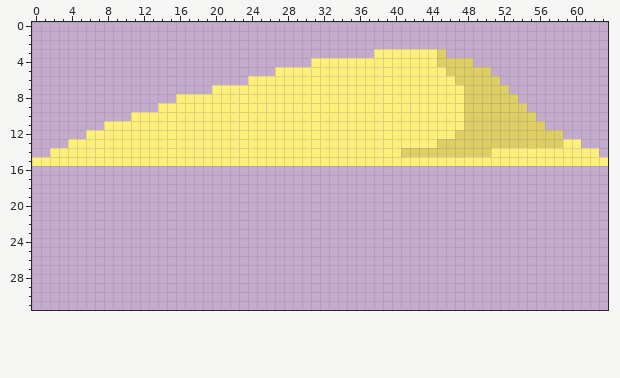
Two states of a pixel-art sprite, Assets/Images/obstacleSprites/dunes.png. Above: the version before the commit.
The file is 64x32 pixels.
The result:
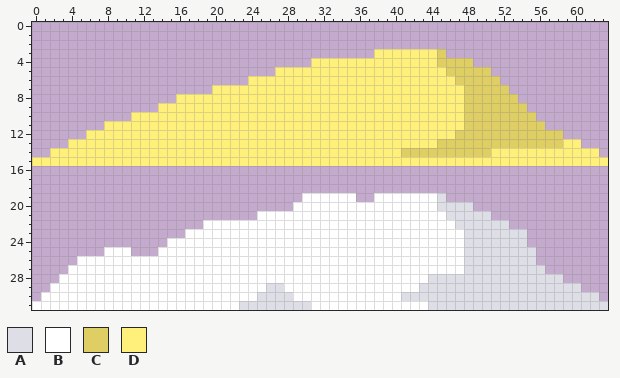
Palette (. is transparent): A #dedee7  B #ffffff  C #dece63  D #ffef7b
The exact change:
{"y":19,"x":30,"old":"......","new":"BBBBBB"}
{"y":19,"x":38,"old":"........","new":"BBBBBBBA"}
{"y":20,"x":29,"old":"....................","new":"BBBBBBBBBBBBBBBBAAAA"}
{"y":21,"x":25,"old":"..........................","new":"BBBBBBBBBBBBBBBBBBBBBAAAAA"}
{"y":22,"x":19,"old":"..................................","new":"BBBBBBBBBBBBBBBBBBBBBBBBBBBBAAAAAA"}
{"y":23,"x":17,"old":"......................................","new":"BBBBBBBBBBBBBBBBBBBBBBBBBBBBBBBAAAAAAA"}
{"y":24,"x":15,"old":"........................................","new":"BBBBBBBBBBBBBBBBBBBBBBBBBBBBBBBBBAAAAAAA"}
{"y":25,"x":8,"old":"...","new":"BBB"}
{"y":25,"x":14,"old":"..........................................","new":"BBBBBBBBBBBBBBBBBBBBBBBBBBBBBBBBBBAAAAAAAA"}
{"y":26,"x":5,"old":"...................................................","new":"BBBBBBBBBBBBBBBBBBBBBBBBBBBBBBBBBBBBBBBBBBBAAAAAAAA"}
{"y":27,"x":4,"old":".....................................................","new":"BBBBBBBBBBBBBBBBBBBBBBBBBBBBBBBBBBBBBBBBBBBBAAAAAAAAA"}
{"y":28,"x":3,"old":"........................................................","new":"BBBBBBBBBBBBBBBBBBBBBBBBBBBBBBBBBBBBBBBBBAAAAAAAAAAAAAAA"}
{"y":29,"x":2,"old":"...........................................................","new":"BBBBBBBBBBBBBBBBBBBBBBBBAABBBBBBBBBBBBBBBAAAAAAAAAAAAAAAAAA"}
{"y":30,"x":1,"old":"..............................................................","new":"BBBBBBBBBBBBBBBBBBBBBBBBAAAABBBBBBBBBBBBAAAAAAAAAAAAAAAAAAAAAA"}
{"y":31,"x":0,"old":"................................................................","new":"BBBBBBBBBBBBBBBBBBBBBBBAAAAAAAABBBBBBBBBBBBBAAAAAAAAAAAAAAAAAAAA"}
{"label":"added","picture_box":[32,193,608,310]}
